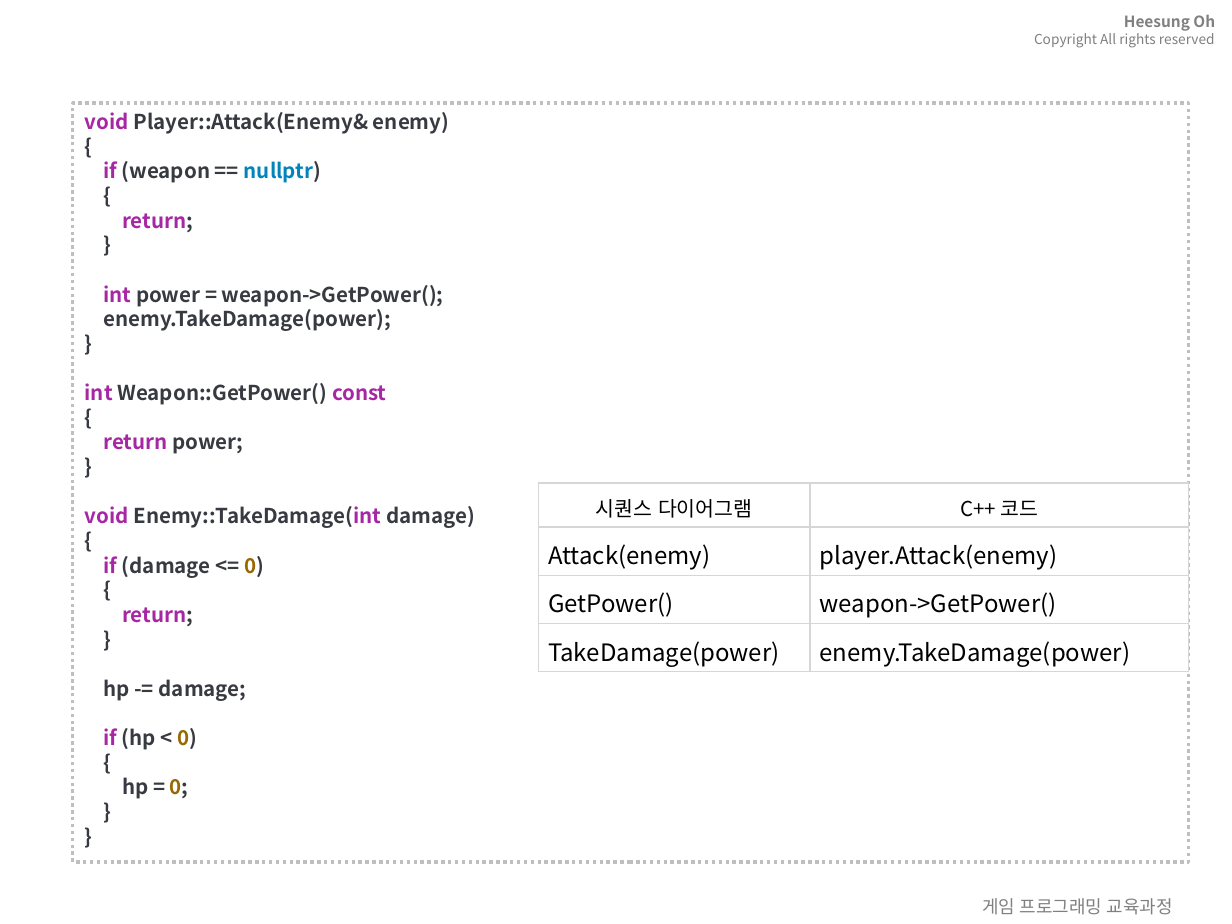
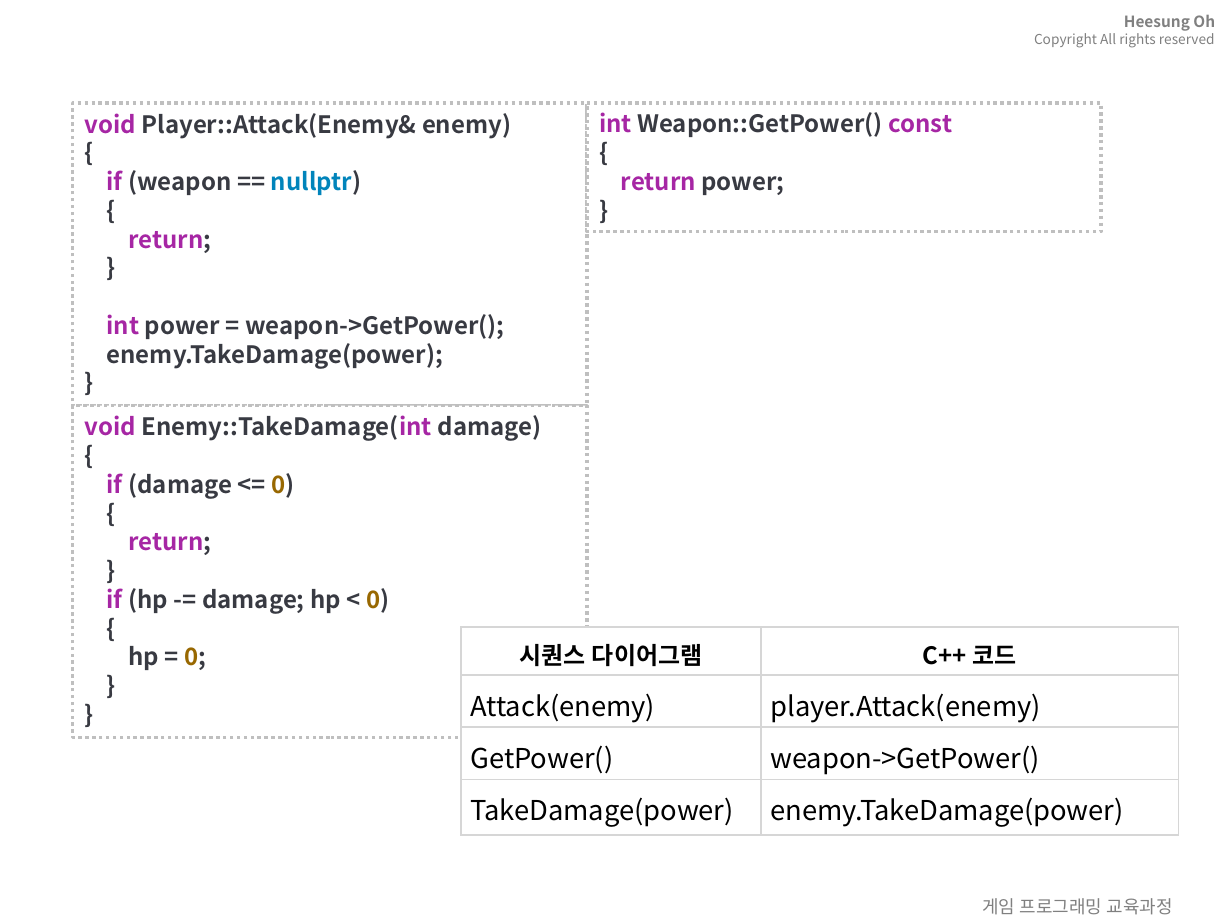
Before and after one commit to 3dapi/bs02_cpp, a slide deck: slide 59 of doc/ppt/03.ClassAndObject.pptx. Drawn at 1232x924 pixels with LibreOffice and Linux fonts; fonts in the diff are those of the drawing; background and template pictures are left out. Boxes give left, top, right and bottom in pixels: in the first picture for what was removed or moved away, otherwise in the second. Text is boxed around its words. In the diff, an @@ line names an element or a change of style, - is before the commit and + after.

```diff
--- a/doc/ppt/03.ClassAndObject.pptx
+++ b/doc/ppt/03.ClassAndObject.pptx
@@ rectangle "void Player::Attack(Enemy& enemy) { if ...": place and size @@
-rectangle "void Player::Attack(Enemy& enemy) { if ..." at box(73, 103, 1189, 862)
+rectangle "void Player::Attack(Enemy& enemy) { if ..." at box(73, 103, 586, 407)
@@ rectangle "void Player::Attack(Enemy& enemy) { if ..." at box(73, 103, 586, 407): fill none to #FFFFFF @@
@@ text in rectangle at box(85, 113, 511, 369): text changed; size 12 to 14 pt @@
-void Player::Attack(Enemy& enemy)
-{
-if (weapon == nullptr)
-{
-return;
-}
-int power = weapon->GetPower();
-enemy.TakeDamage(power);
-}
-int Weapon::GetPower() const
-{
-return power;
-}
-void Enemy::TakeDamage(int damage)
-{
-if (damage <= 0)
-{
-return;
-}
-hp -= damage;
-if (hp < 0)
-{
-hp = 0;
-}
-}
+void Player::Attack(Enemy& enemy)
+{
+if (weapon == nullptr)
+{
+return;
+}
+int power = weapon->GetPower();
+enemy.TakeDamage(power);
+}
@@ rectangle added at box(586, 103, 1100, 232), fill #FFFFFF, outline #BFBFBF 2 pt dashed, 14 pt, text #383A42, bold @@
+int Weapon::GetPower() const
+{
+return power;
+}
@@ rectangle added at box(73, 405, 586, 737), fill #FFFFFF, outline #BFBFBF 2 pt dashed, 14 pt, text #383A42, bold @@
+void Enemy::TakeDamage(int damage)
+{
+if (damage <= 0)
+{
+return;
+}
+if (hp -= damage; hp < 0)
+{
+hp = 0;
+}
+}
@@ table at box(461, 627, 1179, 835) @@
@@ size 12 to 14 pt, bold on in "시퀀스 다이어그램", "C++ 코드" @@
@@ size 14 to 16 pt in "Attack(enemy)", "player.Attack(enemy)", "GetPower()", "weapon->GetPower()" and 2 more places @@
@@ table: place and size @@
-table at box(538, 483, 1188, 671)
+table at box(461, 627, 1179, 835)
```
Also in this commit, not shown: 4 other slides changed, 28 other files.
